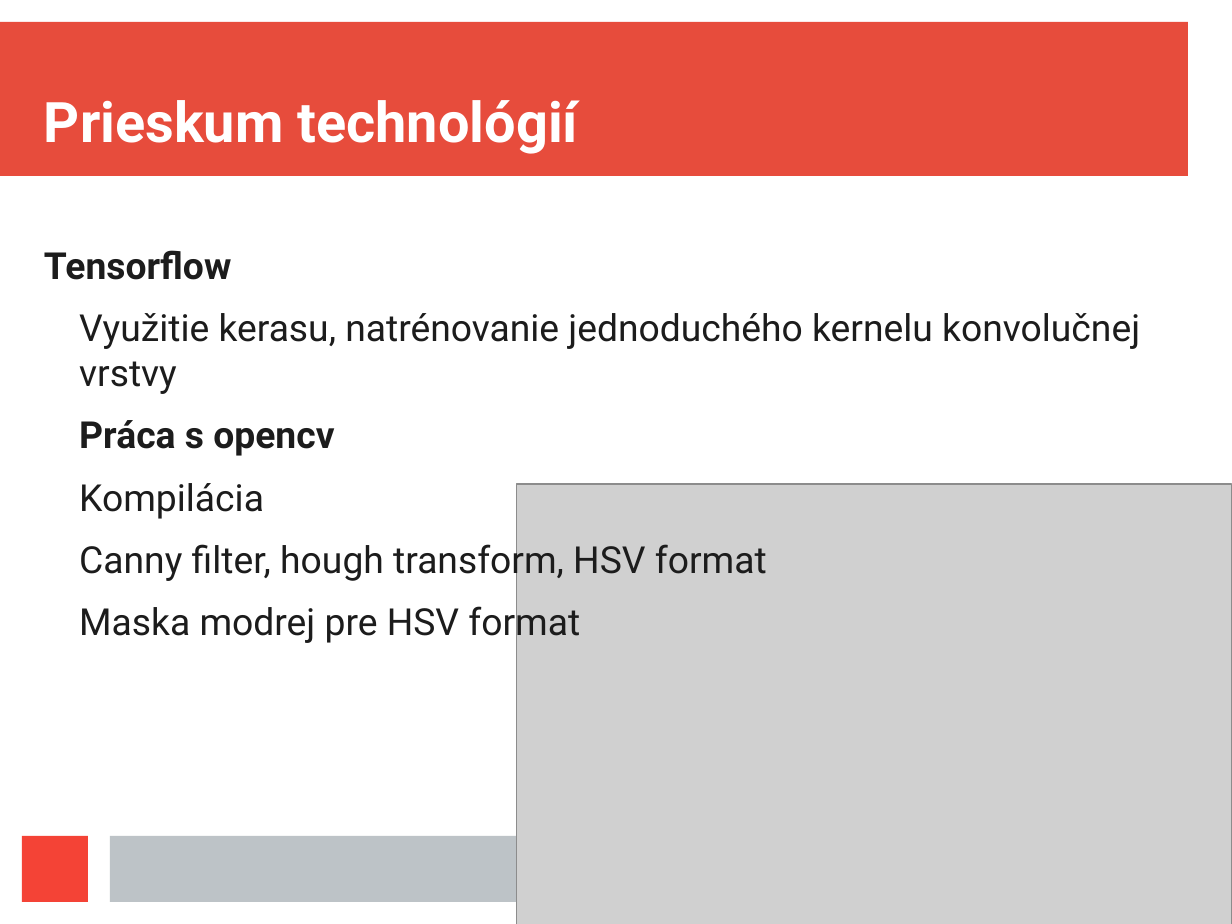
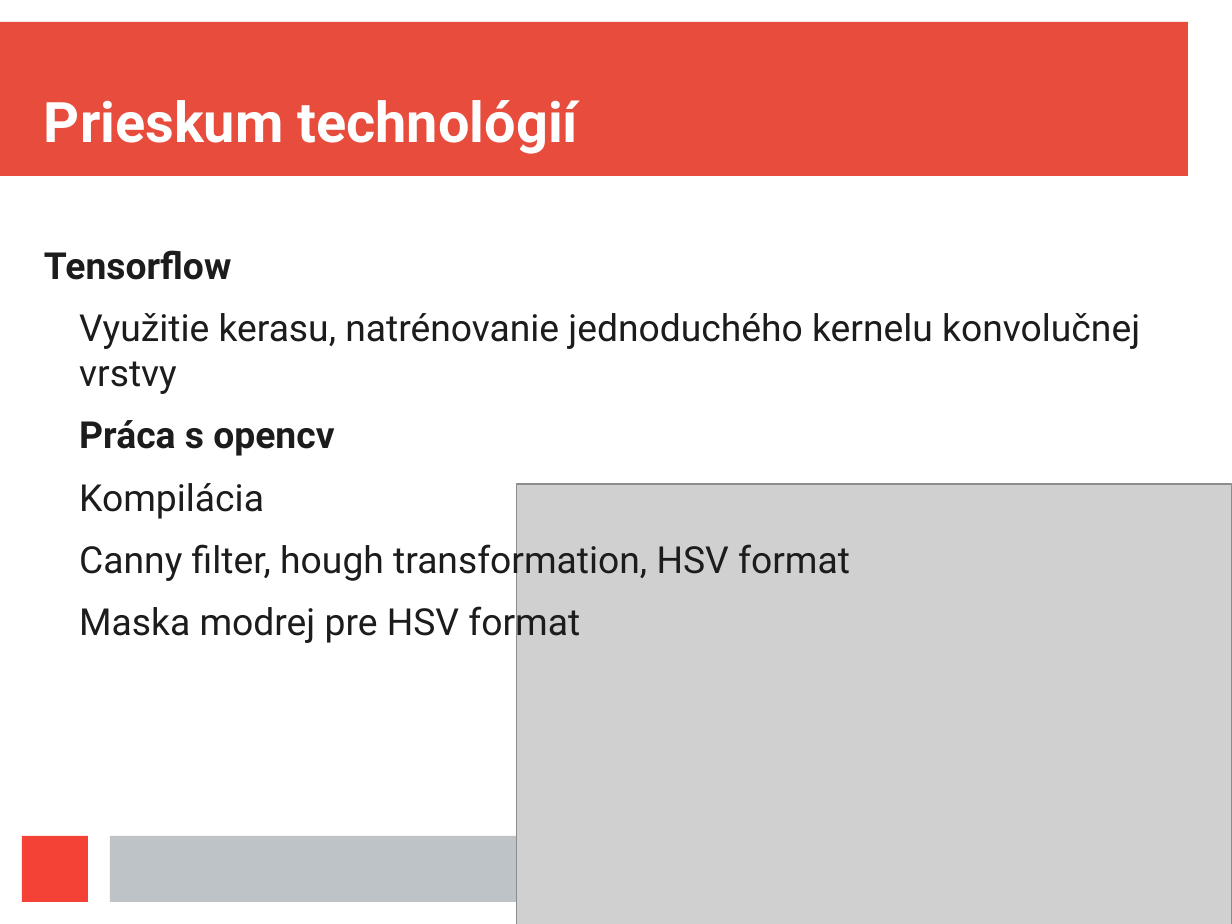
Before and after one commit to jurajmaslej/dipl, a slide deck: slide 8 of prezent.odp (slide 6 before the commit). Drawn at 1232x924 pixels with LibreOffice and Linux fonts; fonts in the diff are those of the drawing; grey boxes stand for pictures. Boxes give left, top, right and bottom in pixels: in the first picture for what was removed or moved away, otherwise in the second. Text is boxed around its words. In the diff, an @@ line names an element or a change of style, - is before the commit and + after.

```diff
--- a/prezent.odp
+++ b/prezent.odp
@@ text at box(79, 538, 850, 582): text changed @@
-  Canny filter, hough transform, HSV format
+  Canny filter, hough transformation, HSV format
```
Also in this commit, not shown: 5 other slides changed, 2 slides added, 1 other file.
